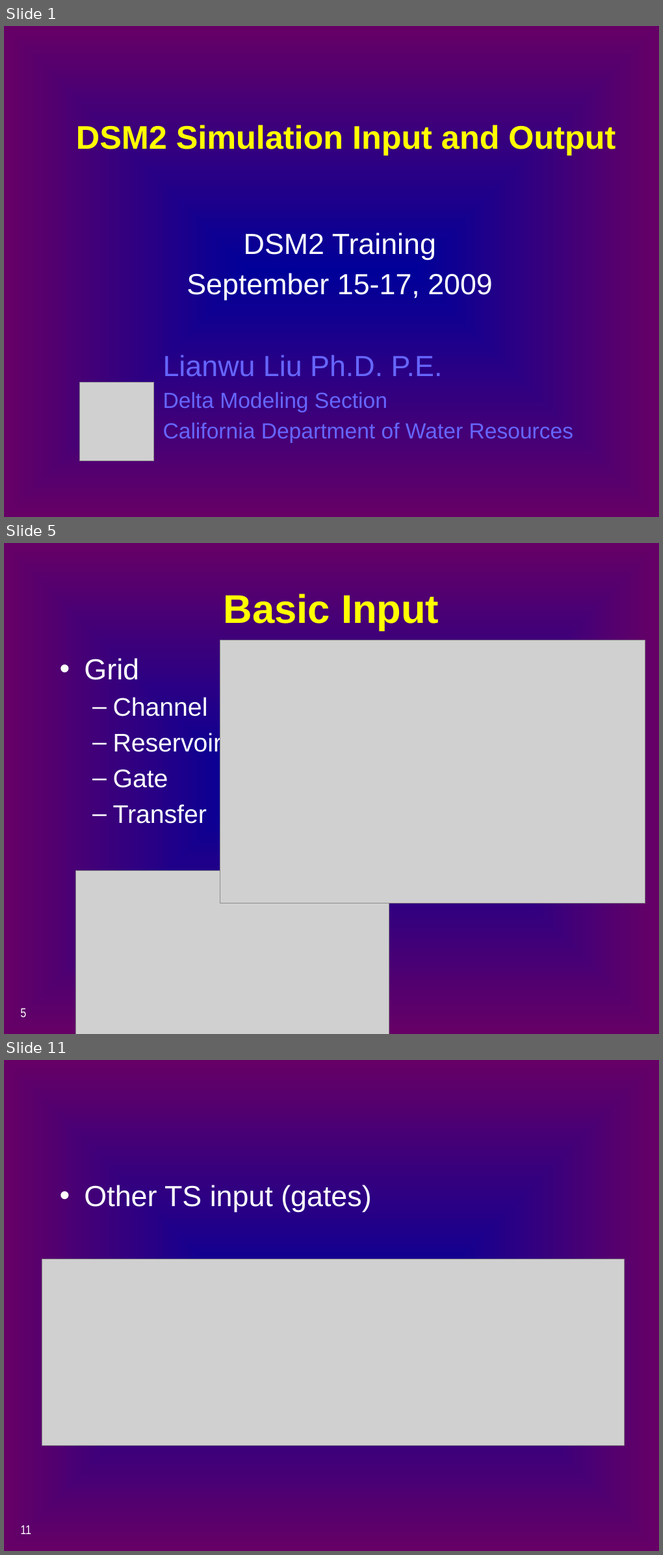
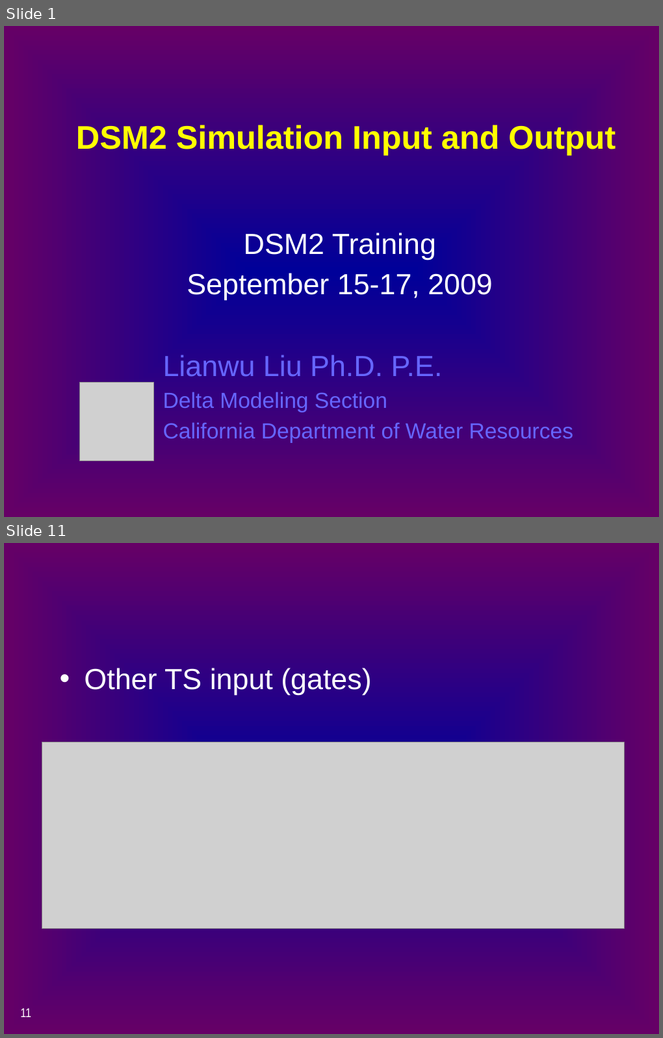
Before and after one commit to CADWRDeltaModeling/dsm2, a slide deck: dsm2/presentations/p4_simulation_data.pptx. Shown one above the other, each under a label of ours: slides 1, 5 and 11 before the commit, slides 1 and 11 after it; the slides between them are not shown. The pictures are 663x1555 and 663x1038 pixels, drawn with LibreOffice and Linux fonts; fonts in the diff are those of the drawing; grey boxes stand for pictures. Boxes give left, top, right and bottom in pixels: in the first picture for what was removed or moved away, otherwise in the second. Text is boxed around its words. In the diff, an @@ line names an element or a change of style, - is before the commit and + after.

```diff
--- a/dsm2/presentations/p4_simulation_data.pptx
+++ b/dsm2/presentations/p4_simulation_data.pptx
@@ slide 5 removed at (4,543,659,1034), background gradient #000099 to #660066 @@
@@ title removed at (224,594,439,631) @@
-Basic Input
@@ text removed at (84,658,222,824) @@
-• Grid
-  – Channel
-  – Reservoir
-  – Gate
-  – Transfer
@@ picture removed at (220,641,646,903) @@
@@ picture removed at (76,871,389,1034) @@
@@ page number removed at (20,1008,26,1018) @@
-5
```
Also in this commit, not shown: 10 slides changed, 3 slides added, 5 other slides removed.
